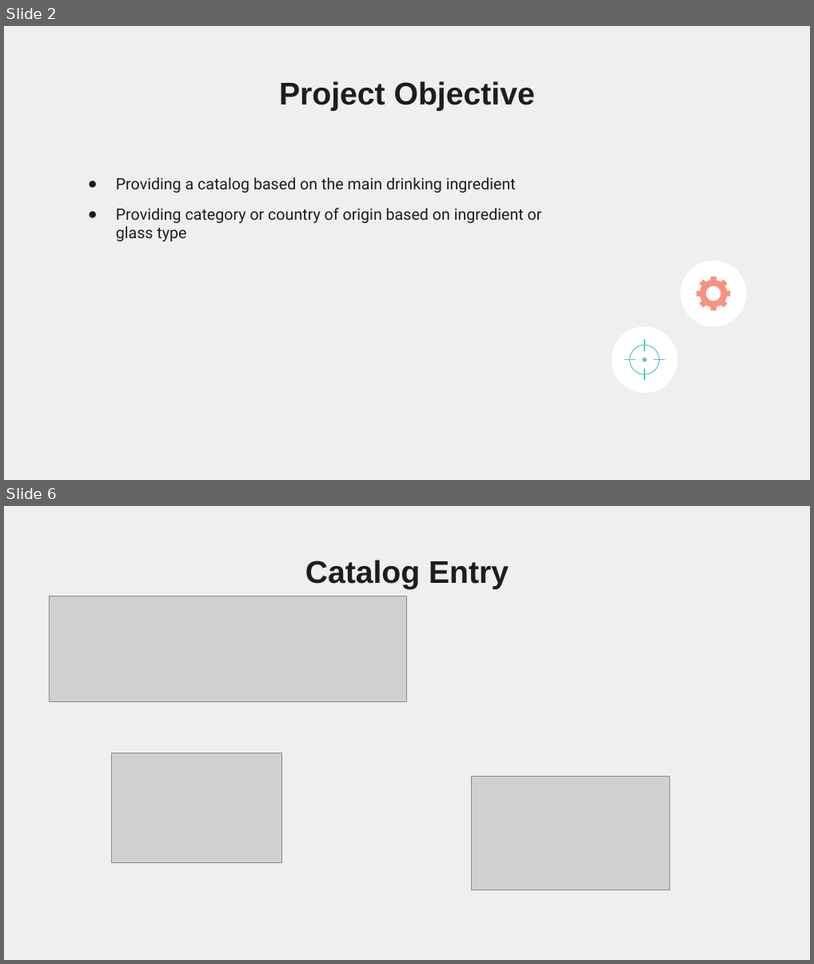
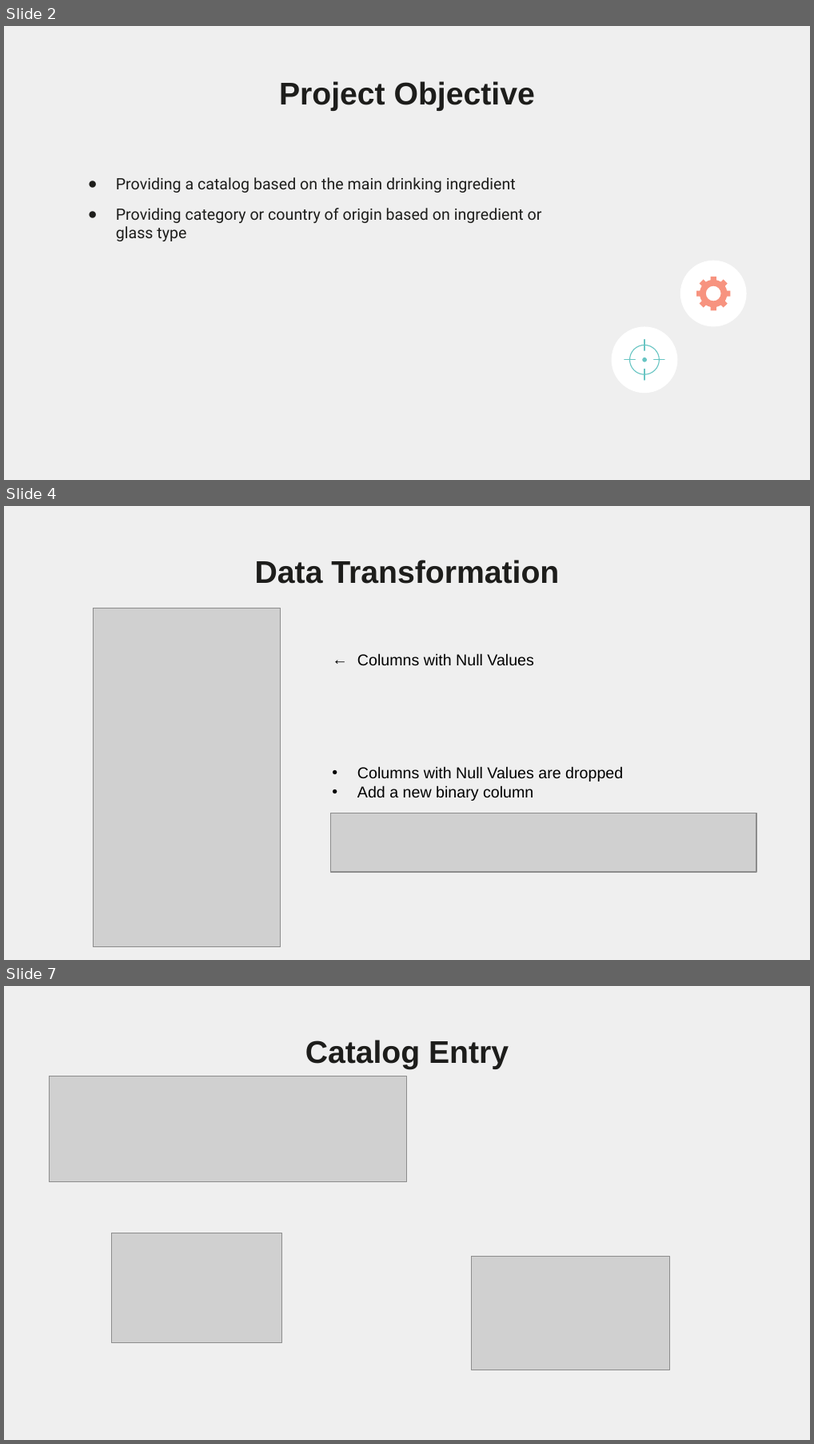
Before and after one commit to mmoran90/ADS507, a slide deck: Drinks Catalog.pptx. Shown one above the other, each under a label of ours: slides 2 and 6 before the commit, slides 2, 4 and 7 after it; the slides between them are not shown. The pictures are 814x964 and 814x1444 pixels, drawn with LibreOffice and Linux fonts; fonts in the diff are those of the drawing; grey boxes stand for pictures. Boxes give left, top, right and bottom in pixels: in the first picture for what was removed or moved away, otherwise in the second. Text is boxed around its words. In the diff, an @@ line names an element or a change of style, - is before the commit and + after.

```diff
--- a/Drinks Catalog.pptx
+++ b/Drinks Catalog.pptx
@@ slide 4 added at (x1=4, y1=506, x2=810, y2=960), background #EFEFEF @@
@@ title added at (x1=255, y1=560, x2=559, y2=584), 28 pt, text #1D1D1B, bold @@
+Data Transformation
@@ picture added at (x1=93, y1=608, x2=281, y2=947) @@
@@ text added at (x1=358, y1=653, x2=623, y2=800), 14 pt, text #000000 @@
+← Columns with Null Values
+• Columns with Null Values are dropped
+• Add a new binary column
@@ picture added at (x1=331, y1=813, x2=757, y2=872) @@
@@ what was slide 6 is now slide 7 @@
```
Also in this commit, not shown: 1 slide changed, 2 other slides added, 2 slides removed, 2 other files.
